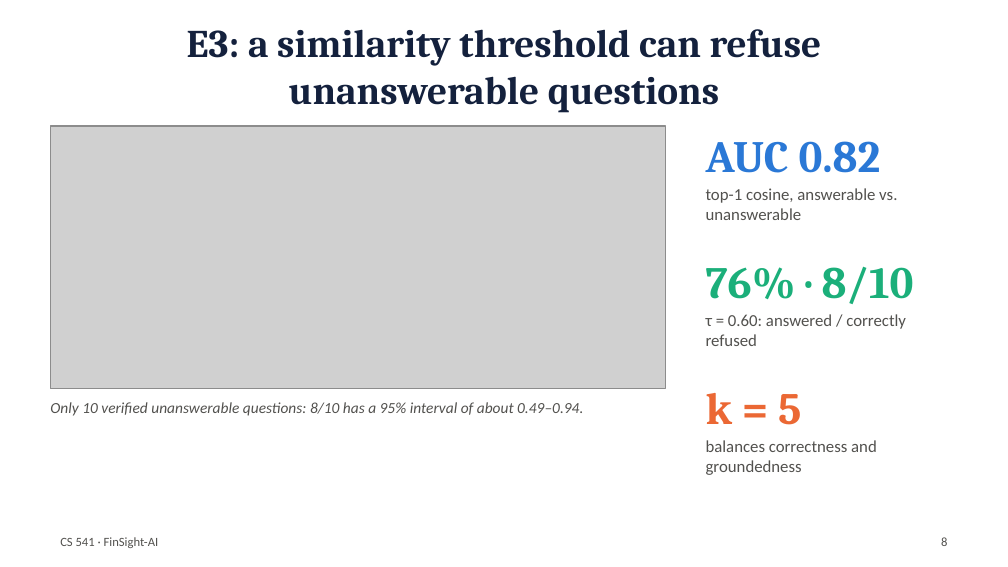
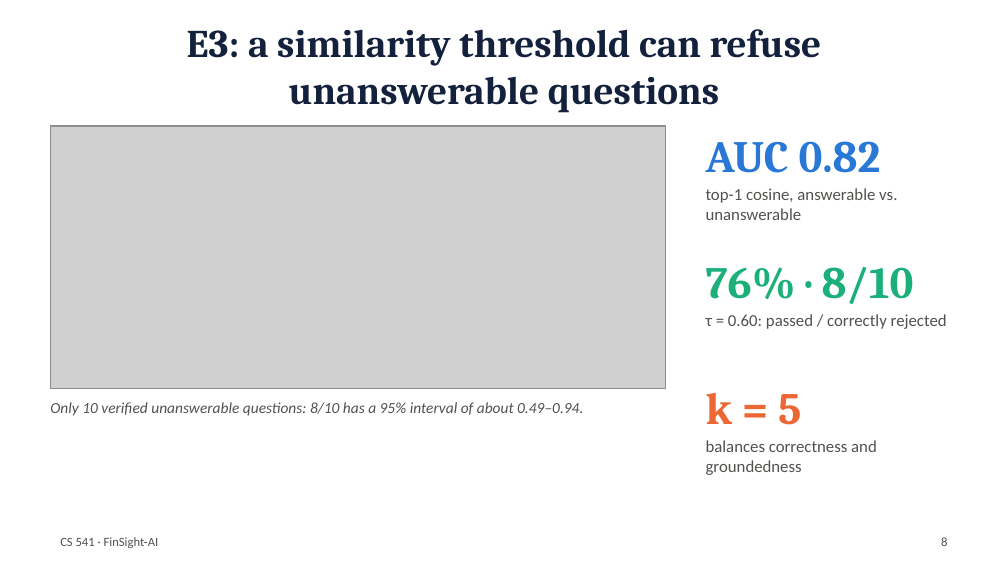
Before and after one commit to fafacannon5/FinSight-AI, a slide deck: slide 8 of report/FinSight-AI_slides.pptx. Drawn at 1008x567 pixels with LibreOffice and Linux fonts; fonts in the diff are those of the drawing; grey boxes stand for pictures. Boxes give left, top, right and bottom in pixels: in the first picture for what was removed or moved away, otherwise in the second. Text is boxed around its words. In the diff, an @@ line names an element or a change of style, - is before the commit and + after.

```diff
--- a/report/FinSight-AI_slides.pptx
+++ b/report/FinSight-AI_slides.pptx
@@ text at [706, 314, 947, 329]: text changed @@
-τ = 0.60: answered / correctly refused
+τ = 0.60: passed / correctly rejected
```
Also in this commit, not shown: 2 other slides changed, 2 other files.
